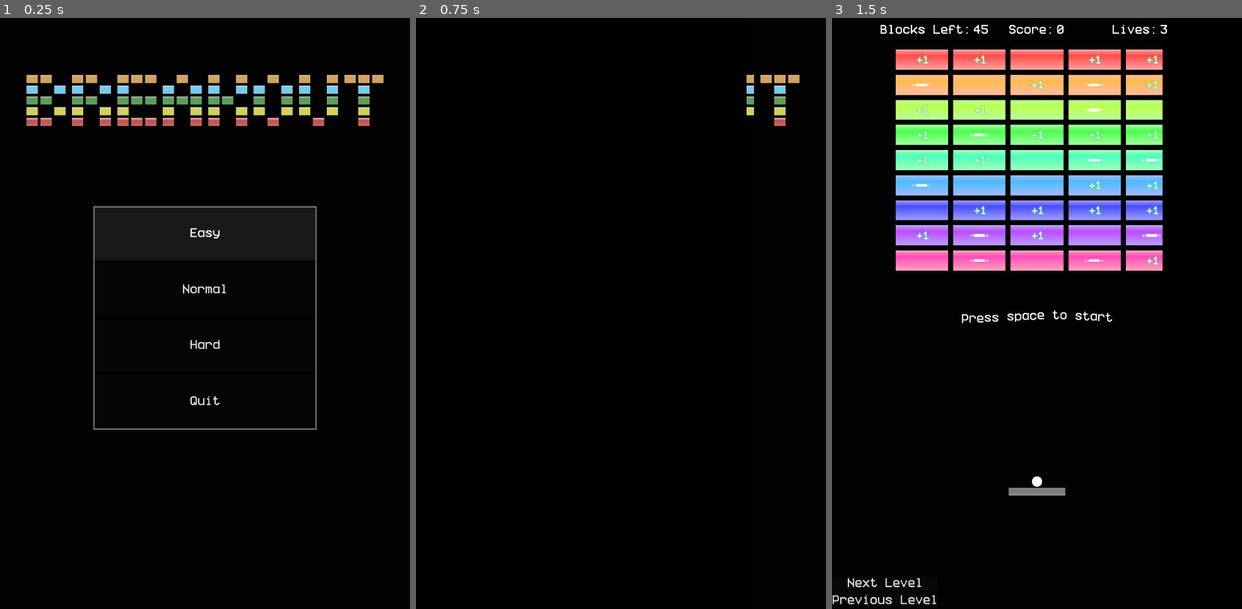
Above: before the commit, frames 1-3 (left to right).
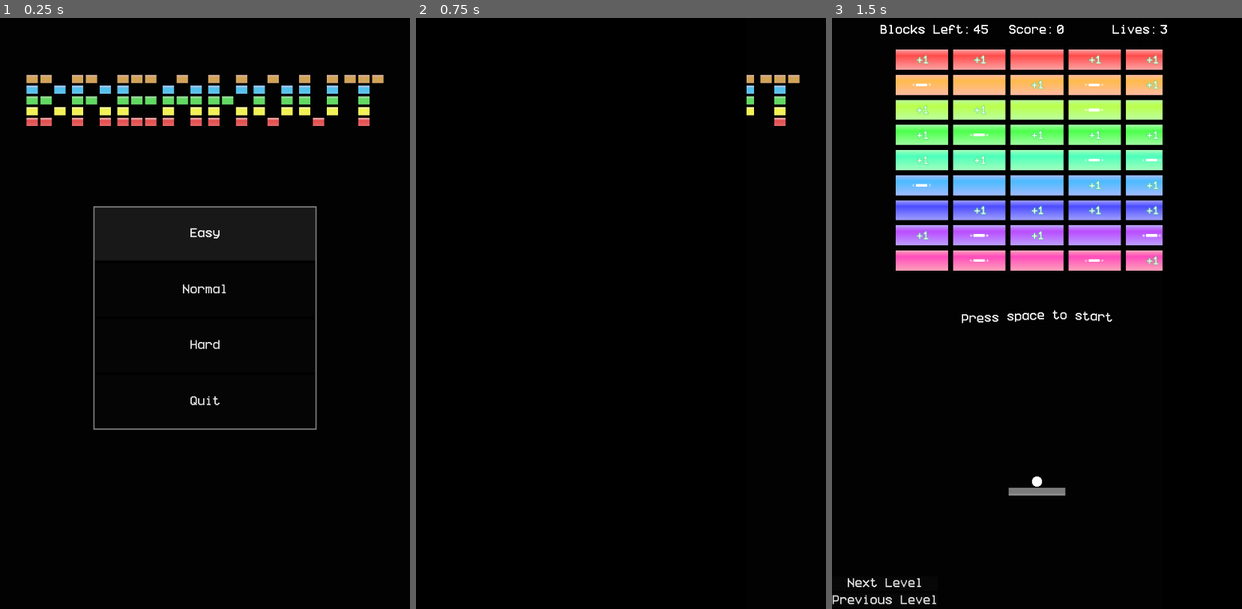
Above: after the commit, the same moments.

Repository: ProudFridge/Breakout
Game: Godot game, scene res://scenes/main_menu/main_menu.tscn
The game is run twice, just before and just after one commit, with the same random seed, the same clock (stepped at 60 frames per second) and the same inputs. Sound files missing from this copy of the repository are replaced by a short silence.
Inputs:
- Up to frame 1 (0.25 s): no input
- Up to frame 2 (0.75 s): click "Easy" at 0.5 s
- Up to frame 3 (1.5 s): click "Easy" at 1.25 s

The runs differ from the first frame. In frame 1, 1.9% of the frame differs, in the area x 6-91%, y 11-19%; in frame 2, 0.2%; in frame 3, nothing differs.

Commit message:
Modify main menu title colors

Diff:
--- a/scenes/title/title.gd
+++ b/scenes/title/title.gd
@@ -73,7 +73,8 @@
 ]
 
 const letters: Array = [B,R,E,A,K,O,U,T]
-const colors: Array[Color] = [Color("d2a44a"), Color("74cbea"), Color("48a048"), Color("d2d240"), Color("c84848")]
+#const colors: Array[Color] = [Color("d2a44a"), Color("74cbea"), Color("48a048"), Color("d2d240"), Color("c84848")]
+const colors: Array[Color] = [Color("d2a44a"), Color("4dc1ebff"), Color("62d962ff"), Color("f2f227ff"), Color("e32d2dff")]
 
 func _ready() -> void:
 	for i: int in range(0, letters.size()):
